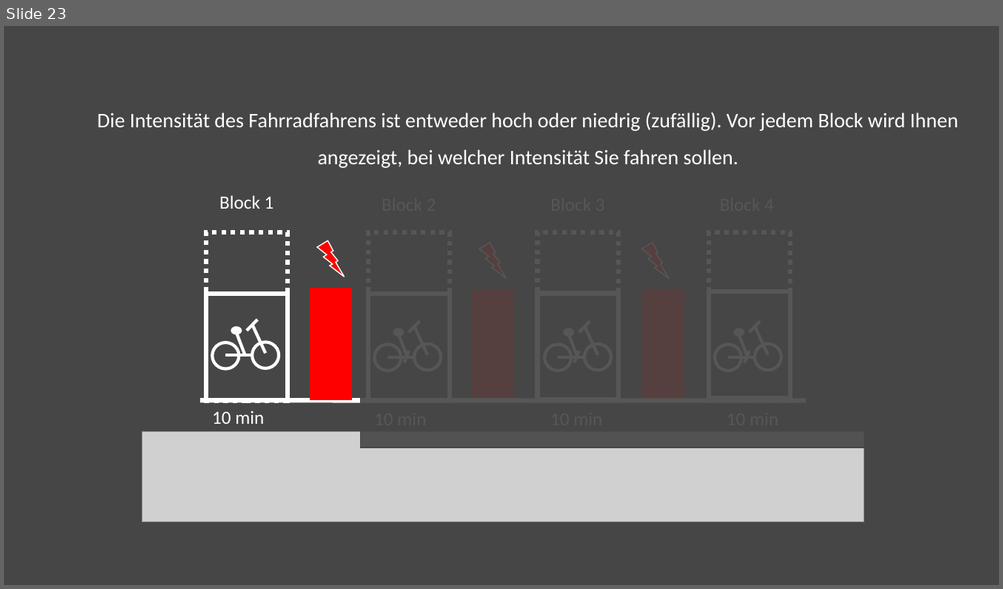
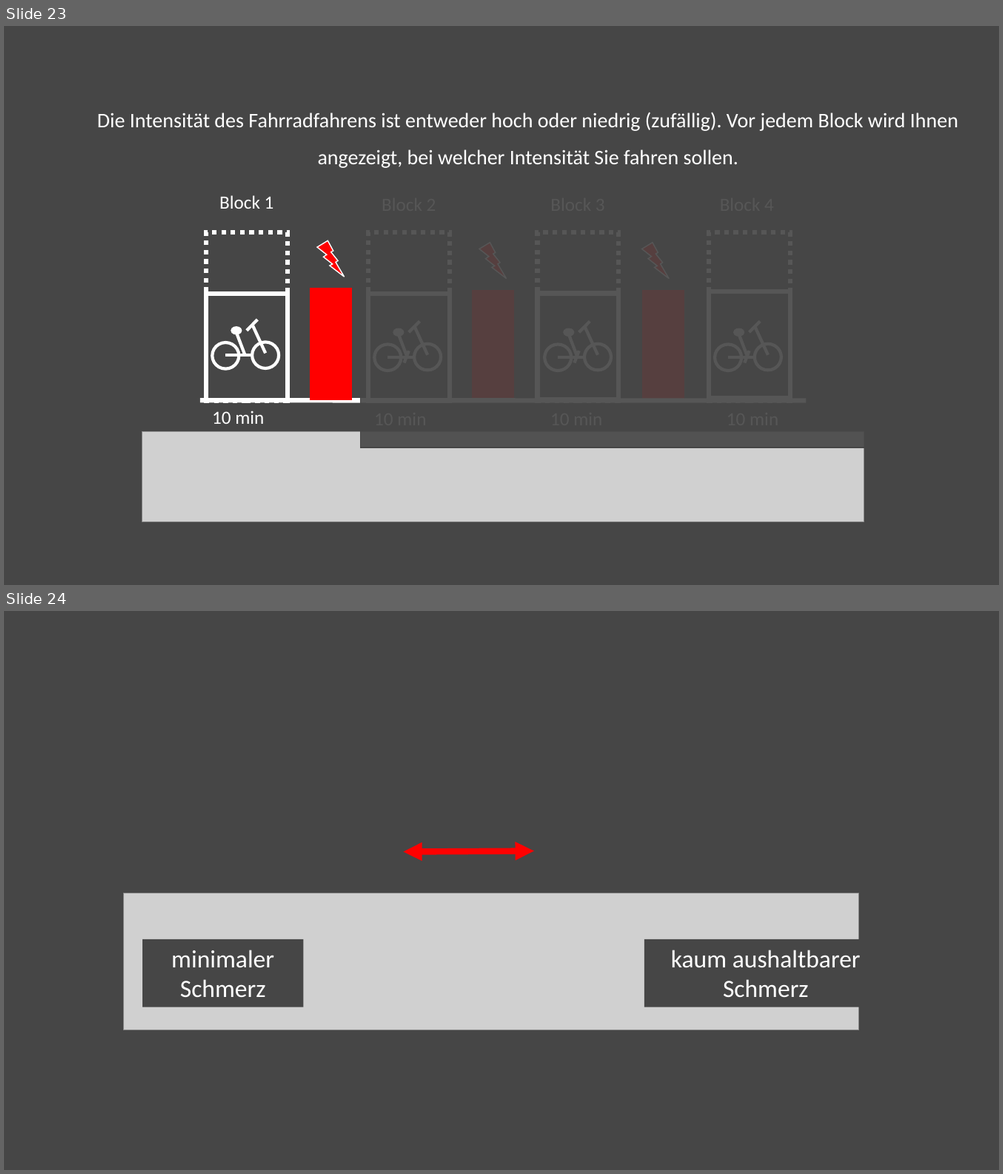
Before and after one commit to Nian-Jingqing/PEEP_fMRI, a slide deck: utils/img/VAS_Paradigm_Visuals.pptx. Shown one above the other, each under a label of ours: slide 23 before the commit, slides 23 and 24 after it. The pictures are 1003x589 and 1003x1174 pixels, drawn with LibreOffice and Linux fonts; fonts in the diff are those of the drawing; grey boxes stand for pictures. Boxes give left, top, right and bottom in pixels: in the first picture for what was removed or moved away, otherwise in the second. Text is boxed around its words. In the diff, an @@ line names an element or a change of style, - is before the commit and + after.

```diff
--- a/utils/img/VAS_Paradigm_Visuals.pptx
+++ b/utils/img/VAS_Paradigm_Visuals.pptx
@@ slide 24 added at <box>4,611,999,1170</box>, background #464646 @@
@@ double arrow added from (403, 852) to (534, 851), #FF0000 6 pt @@
@@ picture added at <box>123,894,859,1031</box> @@
@@ rectangle added at <box>143,940,304,1007</box>, fill #464646, 24 pt, text #FFFFFF @@
+minimaler
+Schmerz
@@ rectangle added at <box>644,940,888,1007</box>, fill #464646, 24 pt, text #FFFFFF @@
+kaum aushaltbarer
+Schmerz
```
Also in this commit, not shown: 3 slides changed, 1 slide removed, 17 other files.
